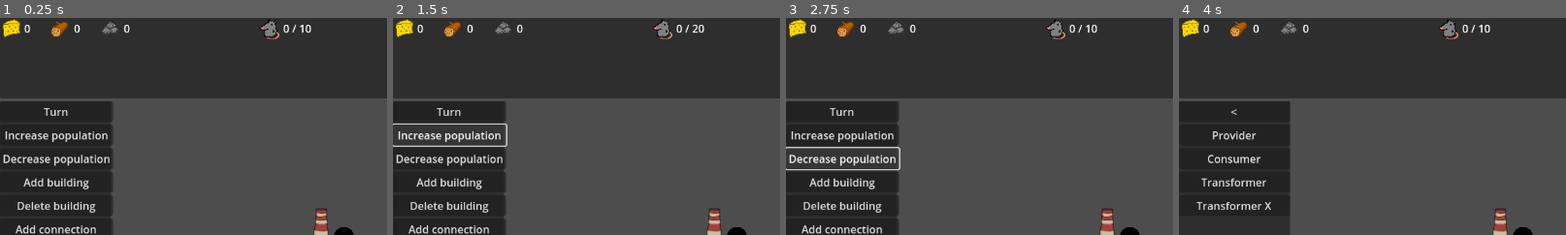
Above: before the commit, frames 1-4 (left to right).
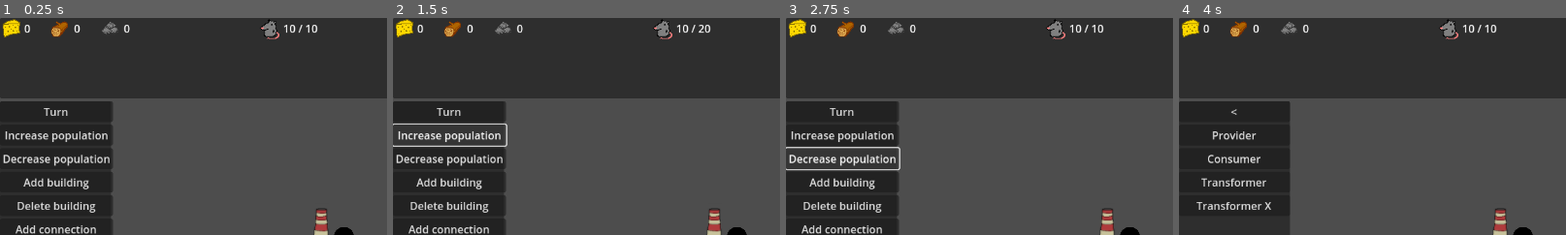
Above: after the commit, the same moments.

Repository: Roling551/td
Game: Godot game, scene res://scenes/game.tscn
Same seed, same stepped clock (60 frames per second), same inputs: the game is played once before the commit and once after it.
Inputs:
- Up to frame 1 (0.25 s): no input
- Up to frame 2 (1.5 s): click "Turn" at 0.5 s; click "Increase population" at 1.25 s
- Up to frame 3 (2.75 s): click "Decrease population" at 2 s
- Up to frame 4 (4 s): click "Add building" at 2.75 s; click "Build" at 3.5 s
The pictures show only the part of the screen within x 0-50%, y 0-50%; the shares and areas given below are measured in that part.

The runs differ from the first frame. In frame 1, 0.2% of the frame differs, in the area x 73-83%, y 3-8%; in frame 2, 0.2%; in frame 3, 0.2%; in frame 4, 0.2%.

Commit message:
Add workers needed count to population system

Diff:
--- a/scripts/buildings/Building.gd
+++ b/scripts/buildings/Building.gd
@@ -49,3 +49,7 @@
 func update_components(updating_component):
 	for component in update_relations.get_array(updating_component):
 		component.update()
+
+func before_delete():
+	for name in building_components:
+		building_components[name].before_delete()
--- a/scripts/buildings/BuildingComponent.gd
+++ b/scripts/buildings/BuildingComponent.gd
@@ -8,3 +8,6 @@
 
 func has_ui():
 	return false
+
+func before_delete():
+	pass
--- a/scripts/buildings/BuildingsFactory.gd
+++ b/scripts/buildings/BuildingsFactory.gd
@@ -13,8 +13,7 @@
 				{"tile_coord": Vector2i(1,-1), "sprite_name":"output", "type":BuildingTile.TILE_TYPE.OUTPUT},
 			],
 			"components": {
-				"population": func(building): return PopulationComponent.new(building),
-				"productivity": func(building): return ProductivityComponent.new(building)
+				"population": func(building): return PopulationComponent.new(building)
 			}
 		},
 		"transformer_x":{
@@ -29,8 +28,7 @@
 
 			],
 			"components": {
-				"population": func(building): return PopulationComponent.new(building),
-				"productivity": func(building): return ProductivityComponent.new(building)
+				"population": func(building): return PopulationComponent.new(building)
 			}
 		},
 		"provider":{
@@ -41,8 +39,7 @@
 				{"tile_coord": Vector2i(1,-1), "sprite_name":"output", "type":BuildingTile.TILE_TYPE.OUTPUT},
 			],
 			"components": {
-				"population": func(building): return PopulationComponent.new(building),
-				"productivity": func(building): return ProductivityComponent.new(building)
+				"population": func(building): return PopulationComponent.new(building)
 			}
 		},
 		"consumer":{
@@ -53,8 +50,7 @@
 				{"tile_coord": Vector2i(1,0), "sprite_name":"input", "type":BuildingTile.TILE_TYPE.INPUT},
 			],
 			"components": {
-				"population": func(building): return PopulationComponent.new(building),
-				"productivity": func(building): return ProductivityComponent.new(building)
+				"population": func(building): return PopulationComponent.new(building)
 			}
 		},
 	}
--- a/scripts/buildings/BuildingsMap.gd
+++ b/scripts/buildings/BuildingsMap.gd
@@ -44,6 +44,7 @@
 		return
 	var building = selected_tile.building
 
+	building.before_delete()
 	buildings[building].queue_free()
 	buildings.erase(building)
 	if building.building_components.has("input"):
--- a/scripts/population/PopultionComponent.gd
+++ b/scripts/population/PopultionComponent.gd
@@ -24,11 +24,16 @@
 	return c
 
 func update():
+	var needed_previously = population_needed
 	if building.building_components["pipe"].is_turned_on():
 		population_needed = max_population_needed
 	else:
 		population_needed = 0
+	MainScript.population_system.change_populaion_needed(population_needed - needed_previously)
 	MainScript.update_ui.mark_for_update()
 
 func update_ui():
 	label.text = "workers: " + str(population_needed) + " / " + str(max_population_needed)
+
+func before_delete():
+	MainScript.population_system.change_populaion_needed(-max_population_needed)
--- a/scripts/resources/ProductivityComponent.gd
+++ /dev/null
@@ -1,18 +0,0 @@
-extends Node
-class_name ProductivityComponent
-
-var population_component
-
-var productivity = 0
-
-func _init(_building):
-	population_component = _building.building_components["population"]
-
-func has_ui():
-	return false
-
-func action():
-	productivity = calculate_productivity()
-
-func calculate_productivity():
-	return float(population_component.assigned_population_num) / population_component.max_population
